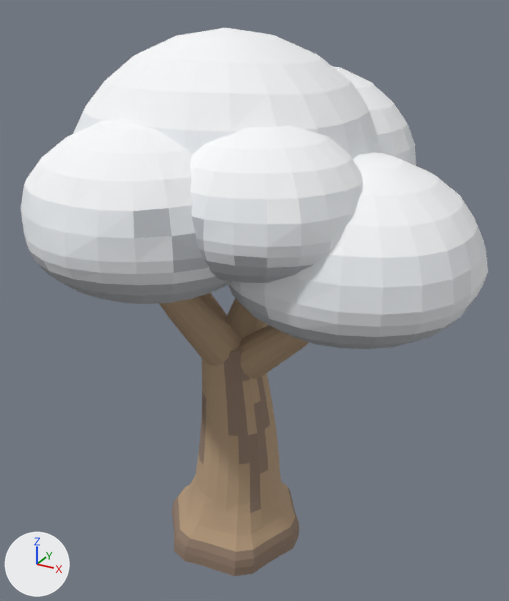
An edit to the OBJ model art/EmberoakTree.obj, drawn before and after from the same camera.
The view is the same before and after, from a 50 mm camera at (6.96, -11.69, 11.58) aimed at (0.42, 0.19, 5.64). Every picture has the same lights, and +X, +Y and +Z are marked at lower left. The picture after the commit comes second. Where no turn or scale is listed for an object, it has been applied to the vertices.

Script lines for the objects in view, before the commit:
```python
me_emberoaktree = bpy.data.meshes.new('EmberoakTree')
me_emberoaktree.from_pydata(...)  # 2212 vertices, 4224 faces; spans x -5.15..5.05, y -4.27..3.78, z -0.4..10.98
# faces by material slot: [228, 828, 1244, 870, 1054]
me_emberoaktree.materials.append(mat_shade17)  # brown #937d6c
me_emberoaktree.materials.append(mat_shade18)  # beige #b89d7f
me_emberoaktree.materials.append(mat_shade15)  # light grey #c0c4c8
me_emberoaktree.materials.append(mat_shade11)  # white #eef0f4
me_emberoaktree.materials.append(mat_shade16)  # white #f8fafb
ob_emberoaktree = bpy.data.objects.new('EmberoakTree', me_emberoaktree)
ob_emberoaktree.location = (0.0, 0.0, 0.0)
```
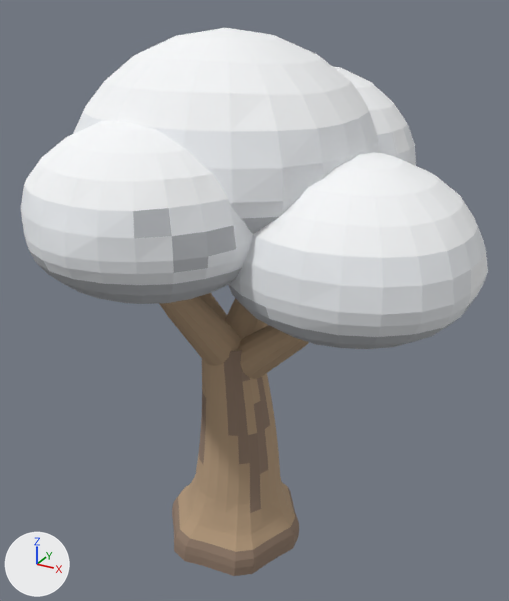
The change in detail:
me_emberoaktree is used by ob_emberoaktree; location (0.0, 0.0, 0.0).
me_emberoaktree had 2212 vertices, 4224 faces and spanned x -5.15..5.05, y -4.27..3.78, z -0.4..10.98.
me_emberoaktree now has 1946 vertices, 3696 faces and spans x -5.15..5.05, y -4.27..3.78, z -0.4..10.98.
me_emberoaktree part 1: the loose piece of 266 vertices spanning x -0.38..3.4, y -3.34..0.18, z 7.08..9.73 is deleted.

Pixel boxes [x1, y1, x2, y2] of what changed, in the pictures (509 x 601 px):
part 1 of me_emberoaktree, deleted
    before: [190, 126, 363, 283]
